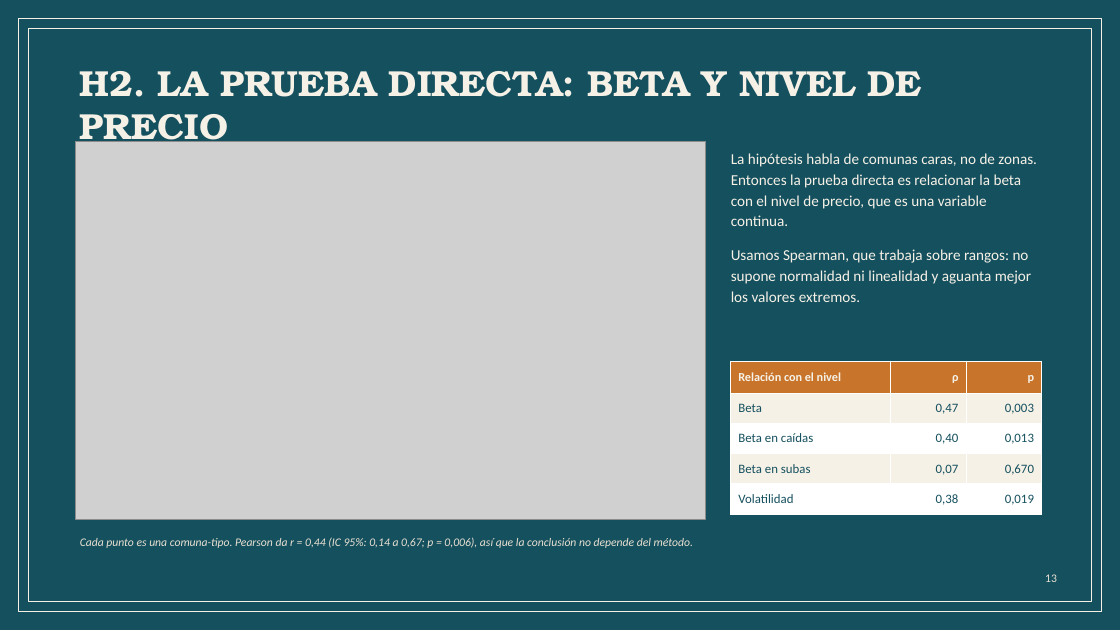
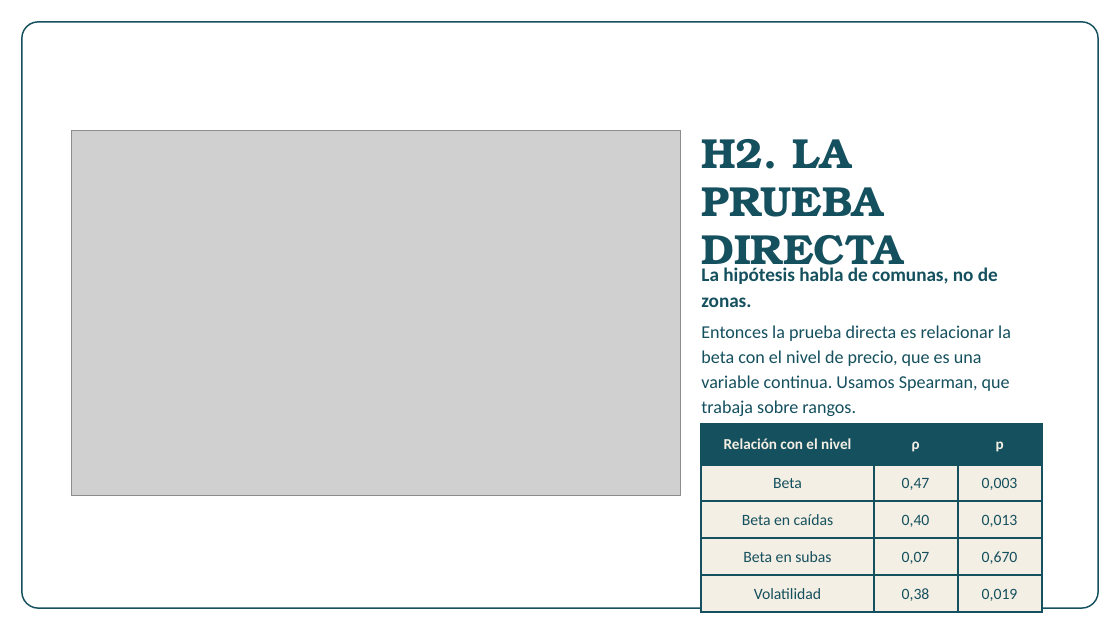
Before and after one commit to n4chogarcia-eng/tp_alquileres_caba, a slide deck: slide 14 of TP_instancia2_alquileres_CABA.pptx. Drawn at 1120x630 pixels with LibreOffice and Linux fonts; fonts in the diff are those of the drawing; grey boxes stand for pictures; background and template pictures are left out. Boxes give left, top, right and bottom in pixels: in the first picture for what was removed or moved away, otherwise in the second. Text is boxed around its words. In the diff, an @@ line names an element or a change of style, - is before the commit and + after.

```diff
--- a/TP_instancia2_alquileres_CABA.pptx
+++ b/TP_instancia2_alquileres_CABA.pptx
@@ rectangle removed at [0,0,1120,630] @@
@@ rounded rectangle: place and size @@
-rounded rectangle at [18,18,1102,612]
+rounded rectangle at [22,22,1098,608]
@@ rounded rectangle at [22,22,1098,608]: rectangle to rounded rectangle; outline #F6F1E7 1 pt to #15505E 1.25 pt @@
@@ rectangle removed at [29,29,1091,602] @@
@@ picture: place and size @@
-picture at [76,141,706,519]
+picture at [71,130,681,496]
@@ text at [701,139,903,275]: text changed; size 31 to 36 pt; text colour #F6F1E7 to #15505E @@
-H2. LA PRUEBA DIRECTA: BETA Y NIVEL DE PRECIO
+H2. LA PRUEBA DIRECTA
@@ text at [701,267,1011,416]: text changed; size 13 to 15.5 pt; text colour #F6F1E7 to #15505E @@
-La hipótesis habla de comunas caras, no de zonas. Entonces la prueba directa es relacionar la beta con el nivel de precio, que es una variable continua.
-Usamos Spearman, que trabaja sobre rangos: no supone normalidad ni linealidad y aguanta mejor los valores extremos.
+La hipótesis habla de comunas, no de zonas.
+Entonces la prueba directa es relacionar la beta con el nivel de precio, que es una variable continua. Usamos Spearman, que trabaja sobre rangos.
@@ table at [702,424,1042,613] @@
@@ fill #C8742A to #15505E in row 1 @@
@@ fill #F6F1E7 to #F4EFE4 in 6 cells @@
@@ fill #FFFFFF to #F4EFE4 in 6 cells @@
@@ size 10.5 to 13 pt, text colour #F6F1E7 to #F4EFE4 in "Relación con el nivel", "ρ", "p" @@
@@ size 11 to 13.5 pt in "Beta", "0,47", "0,003", "Beta en caídas" and 8 more places @@
@@ alignment left to centre @@
@@ line spacing 1 to 1.02 @@
@@ alignment right to centre @@
@@ borders changed @@
@@ table: place and size @@
-table at [731,361,1042,514]
+table at [702,424,1042,613]
@@ text removed at [80,537,693,548] @@
-Cada punto es una comuna-tipo. Pearson da r = 0,44 (IC 95%: 0,14 a 0,67; p = 0,006), así que la conclusión no depende del método.
@@ text removed at [1045,574,1057,582] @@
-13
```
Also in this commit, not shown: 13 other slides changed, 2 slides added, 2 slides removed, 5 other files.
